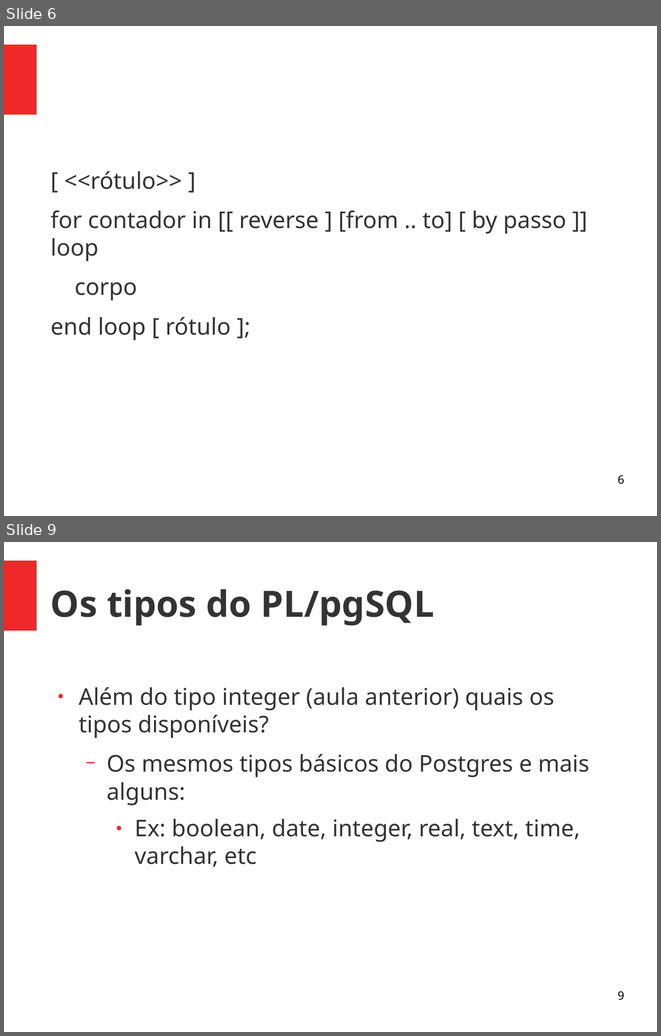
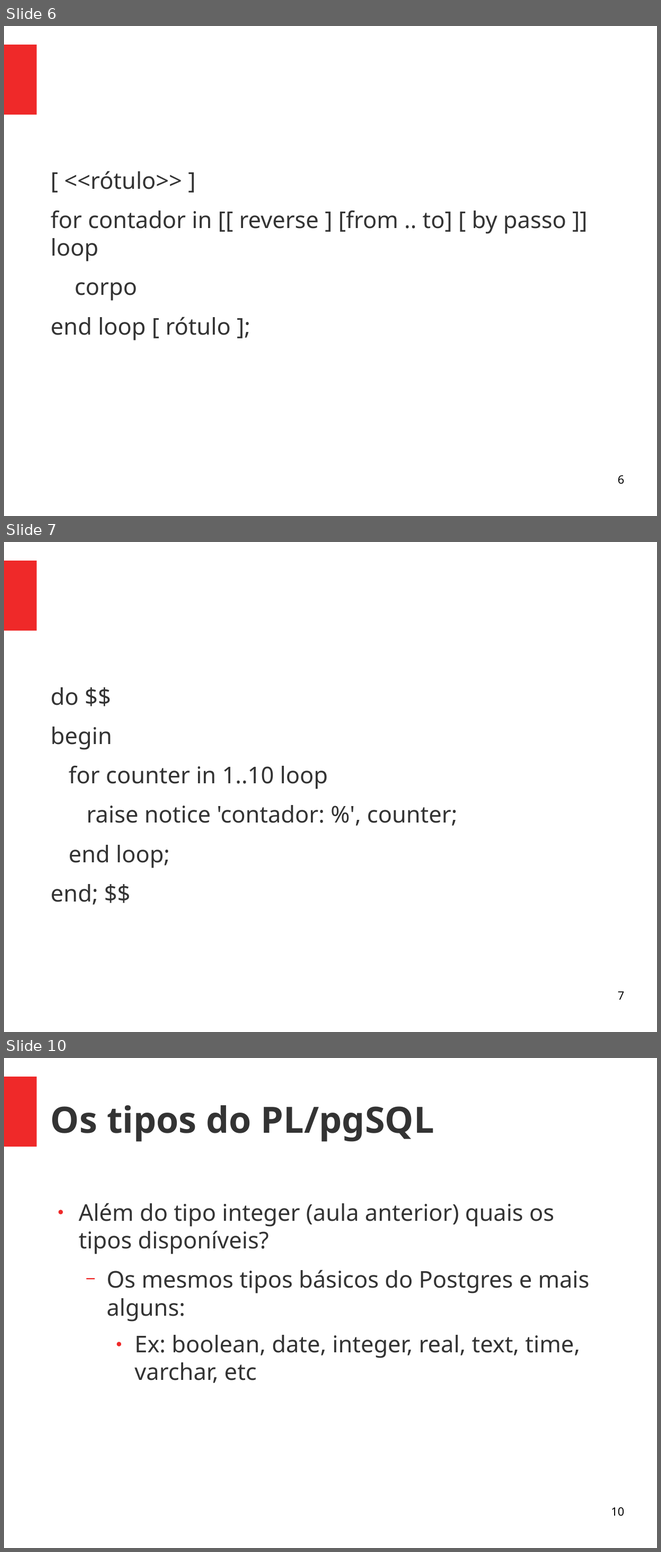
Before and after one commit to viniciusalveshax/aulas, a slide deck: banco-de-dados-2/05-pl_sql_2/bd2-05-plpgsql-tipos.odp. Shown one above the other, each under a label of ours: slides 6 and 9 before the commit, slides 6, 7 and 10 after it; the slides between them are not shown. The pictures are 661x1036 and 661x1552 pixels, drawn with LibreOffice and Linux fonts; fonts in the diff are those of the drawing. Boxes give left, top, right and bottom in pixels: in the first picture for what was removed or moved away, otherwise in the second. Text is boxed around its words. In the diff, an @@ line names an element or a change of style, - is before the commit and + after.

```diff
--- a/banco-de-dados-2/05-pl_sql_2/bd2-05-plpgsql-tipos.odp
+++ b/banco-de-dados-2/05-pl_sql_2/bd2-05-plpgsql-tipos.odp
@@ slide 7 added at [4,542,657,1032], background #FFFFFF; not listed: 1 template element that a slide beside it also shows @@
@@ text added at [51,687,457,905], 28 pt, text #333333 @@
+do $$
+begin
+for counter in 1..10 loop
+raise notice 'contador: %', counter;
+end loop;
+end; $$
@@ page number added at [618,991,624,999], 14 pt, text #000000 @@
+7
@@ what was slide 9 is now slide 10 @@
@@ page number at [611,1507,624,1516]: text changed @@
-9
+10
```
Also in this commit, not shown: 2 slides changed, 1 other file.
